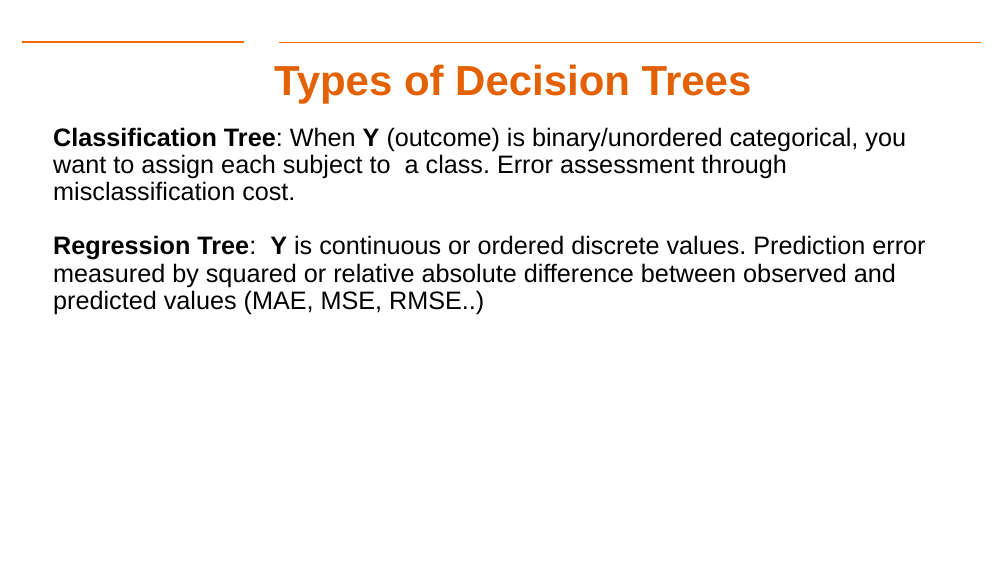
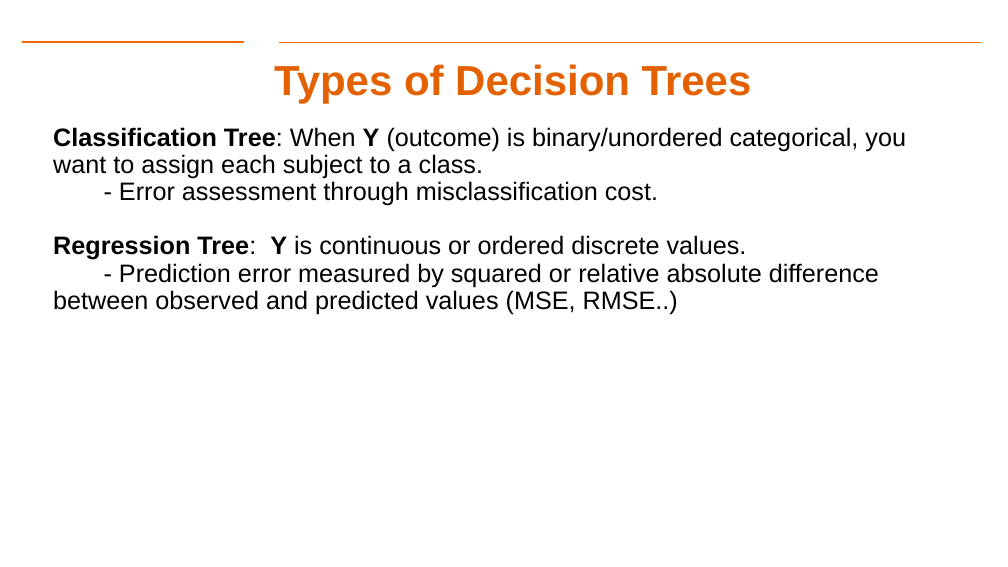
Before and after one commit to gk5951/RIT-DSCI-633-FDS, a slide deck: slide 5 of Syllabus/Lecture06/Lec06.pptx. Drawn at 1008x567 pixels with LibreOffice and Linux fonts; fonts in the diff are those of the drawing; background and template pictures are left out. Boxes give left, top, right and bottom in pixels: in the first picture for what was removed or moved away, otherwise in the second. Text is boxed around its words. In the diff, an @@ line names an element or a change of style, - is before the commit and + after.

Commit message:
Updated Slides

```diff
--- a/Syllabus/Lecture06/Lec06.pptx
+++ b/Syllabus/Lecture06/Lec06.pptx
@@ text at (53,127,906,315): text changed @@
-Classification Tree: When Y (outcome) is binary/unordered categorical, you want to assign each subject to a class. Error assessment through misclassification cost.
-Regression Tree: Y is continuous or ordered discrete values. Prediction error measured by squared or relative absolute difference between observed and predicted values (MAE, MSE, RMSE..)
+Classification Tree: When Y (outcome) is binary/unordered categorical, you want to assign each subject to a class.
+- Error assessment through misclassification cost.
+Regression Tree: Y is continuous or ordered discrete values.
+- Prediction error measured by squared or relative absolute difference between observed and predicted values (MSE, RMSE..)
```
Also in this commit, not shown: 2 other slides changed, 4 other files.
